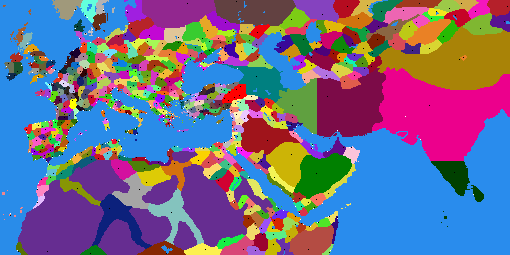
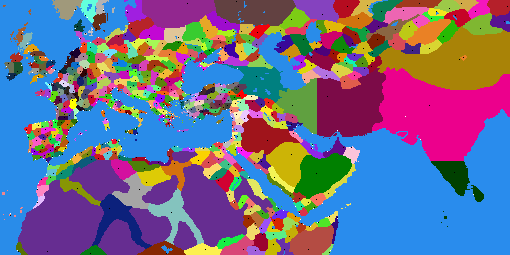
Layers edited between the first and the second 510 × 255 image:
painted on "map_regions" over <box>222,73,270,104</box>
